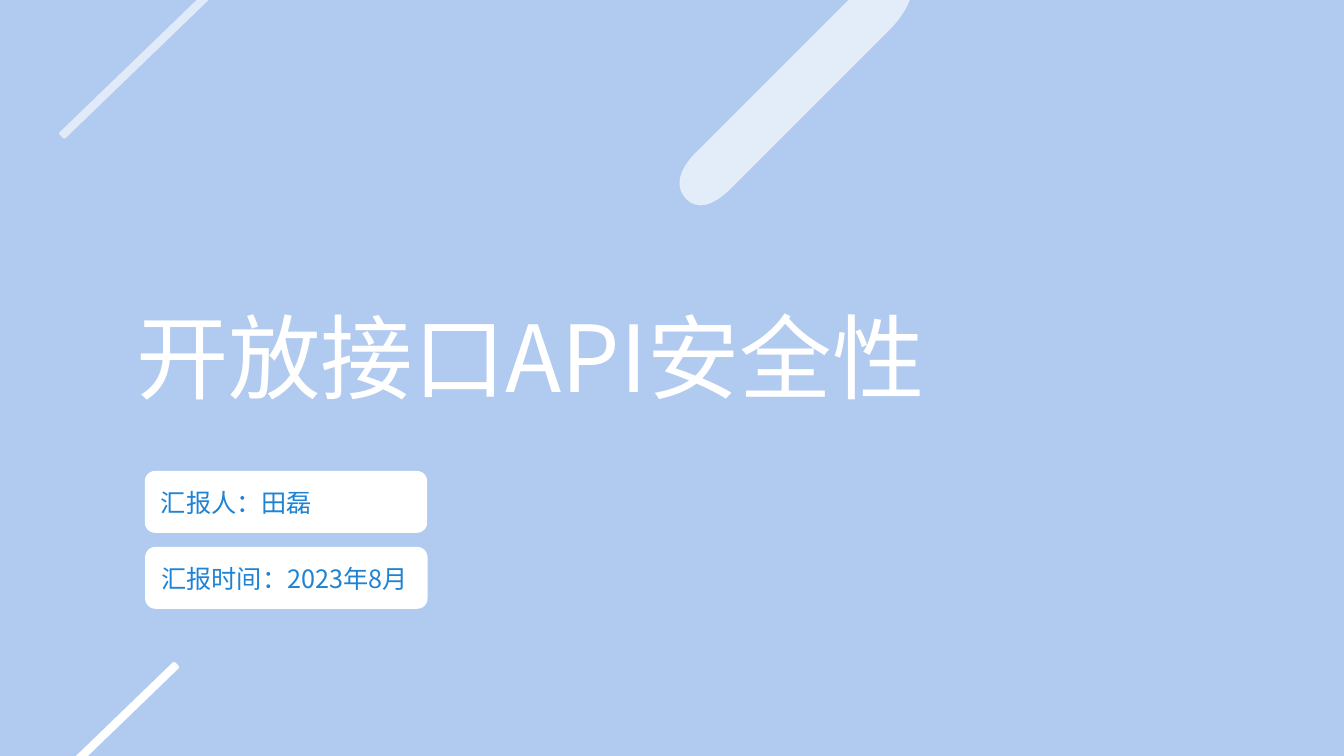
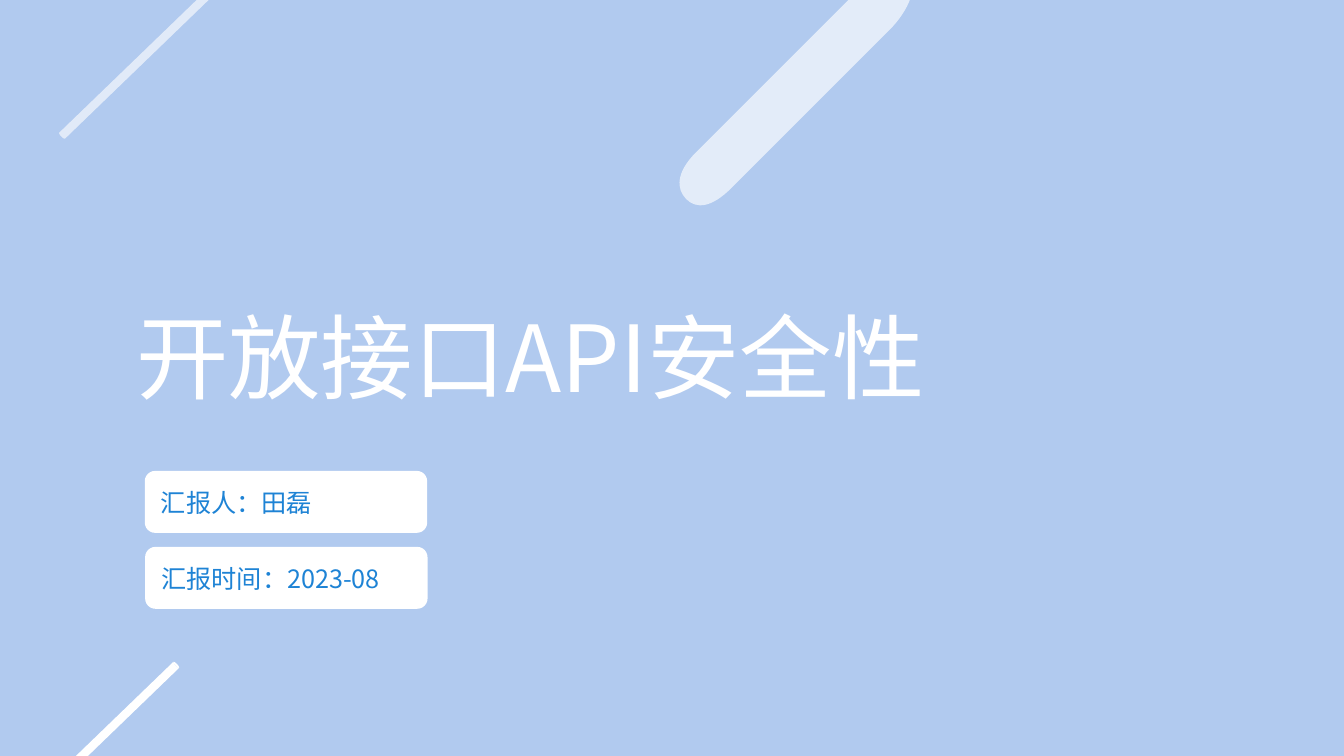
Before and after one commit to taylor840326/blog-vault, a slide deck: slide 1 of _posts/2023/08/开放接口API安全性.pptx. Drawn at 1344x756 pixels with LibreOffice and Linux fonts; fonts in the diff are those of the drawing; background and template pictures are left out. Boxes give left, top, right and bottom in pixels: in the first picture for what was removed or moved away, otherwise in the second. Text is boxed around its words. In the diff, an @@ line names an element or a change of style, - is before the commit and + after.

```diff
--- a/_posts/2023/08/开放接口API安全性.pptx
+++ b/_posts/2023/08/开放接口API安全性.pptx
@@ text at [161,567,380,590]: text changed @@
-汇报时间：2023年8月
+汇报时间：2023-08
```
Also in this commit, not shown: 1 other slide changed, 6 slides added.
